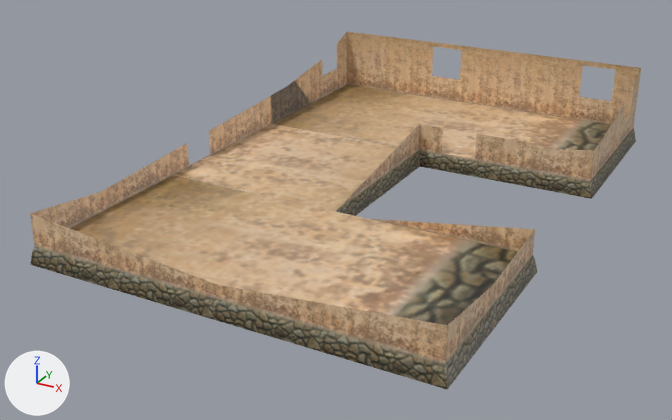
The COLLADA model features/s44_b_house_3_6_destroyed_2.dae: old version first, new version second.
One viewpoint serves both versions: a camera (50 mm lens) standing at (97.2, -200.1, 90.3) and looking at (-7.1, -10.4, -4.6). Arrows for +X, +Y and +Z are at lower left; the lights stay in place.

Names of what the first picture shows: 'Untitled'.
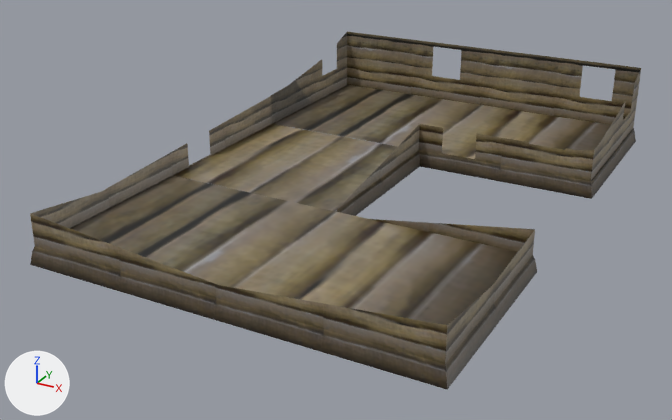
What differs and where, as boxes [x1, y1, x2, y2] in the pictures (672 x 420 px):
'Untitled', surface changed (beige to brown)
    both: [30, 32, 641, 390]

Patch to the scene script:
```diff
--- a/features/s44_b_house_3_6_destroyed_2.dae.py
+++ b/features/s44_b_house_3_6_destroyed_2.dae.py
@@ img_s44_b_house_3_1_png @@
+img_s44_b_house_3_1_png = load_image('s44_b_house_3_1.png', 's44_b_house_3_1.png', 256, 128, 'sRGB')
@@ mat_s44_b_house_1_6_s3o_mat @@
 mat_s44_b_house_1_6_s3o_mat = principled_material('s44_b_house_1_6_s3o_mat')
-mat_s44_b_house_1_6_s3o_mat.texture = img_s44_b_house_2_1_png
+mat_s44_b_house_1_6_s3o_mat.texture = img_s44_b_house_3_1_png
 mat_s44_b_house_1_6_s3o_mat.roughness = 0.44
```
